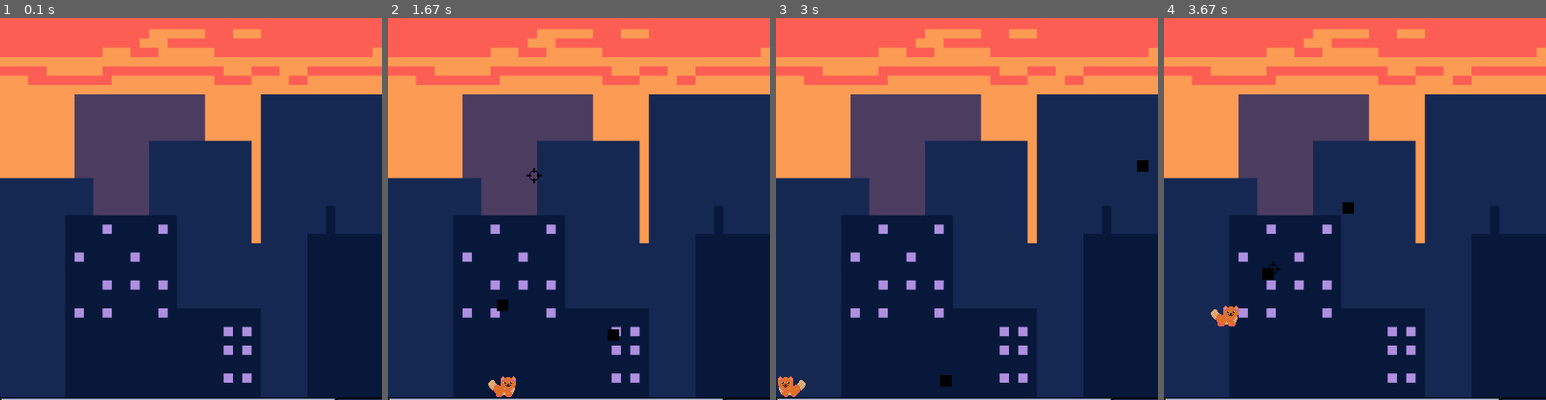
Above: before the commit, frames 1-4 (left to right).
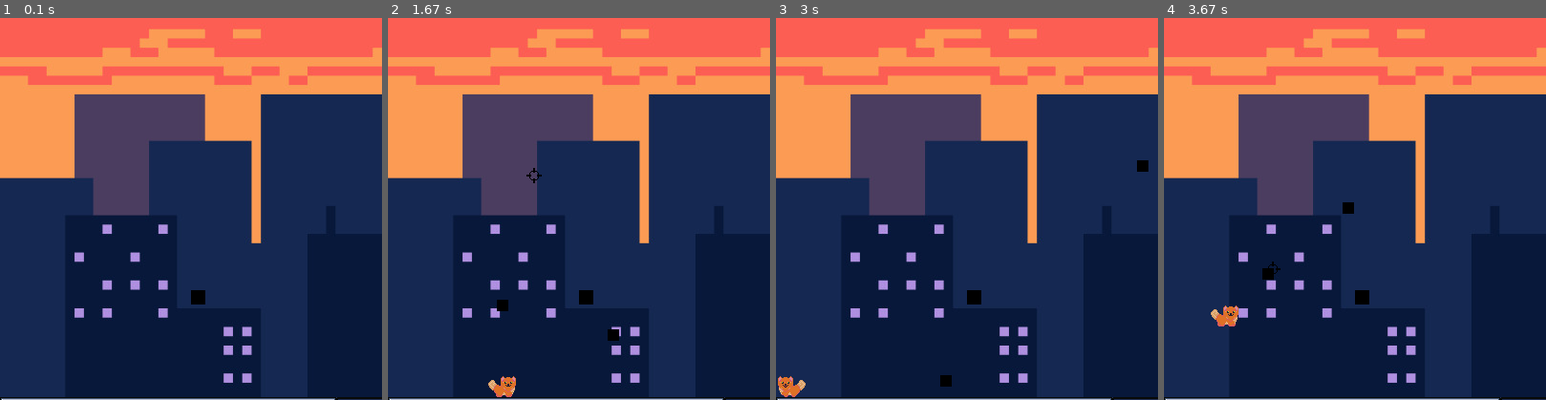
Above: after the commit, the same moments.

Repository: manucouto1/PyGame_5Gatos
Game: pygame game, started from src/main.py
Same seed, same stepped clock (60 frames per second), same inputs: the game is played once before the commit and once after it.
Inputs (mouse positions are % of the whole screen's width and height, from its top left):
- Up to frame 1 (0.1 s): no input
- Up to frame 2 (1.67 s): hold Right 0.33-0.8 s; move the mouse to (46, 54) at 0.37 s; hold Up 0.83-1.13 s; move the mouse to (82, 47) at 0.87 s; click (60, 72) at 1.23 s; hold Right from 1.5 s (still down); click (19, 35) at 1.6 s
- Up to frame 3 (3 s): release Right at 1.97 s; hold Left 2-2.53 s; click (65, 15) at 2.1 s; hold Left 2.57-2.97 s; move the mouse to (62, 59) at 2.6 s; click (62, 59) at 2.67 s
- Up to frame 4 (3.67 s): hold Up 3-3.37 s; click (52, 16) at 3.1 s; hold Right from 3.4 s (still down); click (14, 47) at 3.5 s
The pictures show only the part of the screen within x 0-50%, y 14-64%; the shares and areas given below are measured in that part.

The runs differ from the first frame. In frame 1, 0.1% of the frame differs, in the area x 50-54%, y 71-75%; in frame 2, 0.1%; in frame 3, 0.1%; in frame 4, 0.1%.

Commit message:
Sistema para disparar eventos, items, zonas...

Diff:
--- a/src/levels/level.py
+++ b/src/levels/level.py
@@ -1,6 +1,8 @@
 import json
 import src.utils.assets as assets
 import pygame as pg
+
+from sprites.pasive.event import Item
 from src.sprites.pasive.life import Life
 from src.sprites.active.enemy import Enemy
 from src.sprites.active.hero import Hero
@@ -35,6 +37,7 @@
                 self.map_height = config["map_height"]
                 self.layers_config = config["layers"]
                 self.cursor = Cursor(pg.mouse.get_pos())
+                self.zone_events = None
                 self.hero = None
                 self.camera = None
                 self.life = None
@@ -51,6 +54,7 @@
         self.load_platforms()
         self.load_enemies()
         self.load_dangerous()
+        self.load_events()
 
     def load_hero(self, player):
         self.life = Life(3, player)
@@ -70,6 +74,10 @@
         self.enemies = CustomGroup(self.camera.cam)
         Enemy("enemy_full.png", 32, 32, 0, 8, self.enemies)
 
+    def load_events(self):
+        self.zone_events = CustomGroup(self.camera.cam)
+        self.zone_events.add(Item(self))
+
     def check_bullets_hits(self):
         pg.sprite.groupcollide(self.bullets, self.platforms, True, False)
         enemies_damaged = list(pg.sprite.groupcollide(self.bullets, self.enemies, True, False).values())
@@ -82,9 +90,15 @@
                    self.bullets.sprites()))
         self.bullets.remove(list_remove)
 
+    def notify(self, event):
+        print(event)
+
+    def check_event_reached(self):
+        pg.sprite.spritecollide(self.hero, self.zone_events, dokill=True)
+
     def update(self):
         self.check_bullets_hits()
-
+        self.check_event_reached()
         # Para los enemigos algo parecido
         self.hero.is_hit(self.dangerous)
         self.hero.is_hit(self.enemies)
@@ -111,3 +125,4 @@
         self.life.draw(self.screen)
         self.bullets.draw(self.screen)
         self.enemies.draw(self.screen)
+        self.zone_events.draw(self.screen)
--- /dev/null
+++ b/src/sprites/pasive/event.py
@@ -0,0 +1,28 @@
+from pygame.sprite import Sprite
+import pygame as pg
+
+
+class Event(Sprite):
+
+    def __init__(self, observer, *groups):
+        self.event = ''
+        self.observer = observer
+        super().__init__(*groups)
+
+    def kill(self):
+        self.observer.notify(self.event)
+
+
+class Item(Event):
+
+    def __init__(self, observer, *groups):
+        super().__init__(observer, *groups)
+        self.event = "Got pow up"
+        self.image = pg.Surface((int(15), int(15)))
+
+        self.color = 255, 0, 0
+        self.rect = pg.Rect(200, 400, 10, 10)
+
+    def kill(self):
+        Event.kill(self)
+        Sprite.kill(self)
